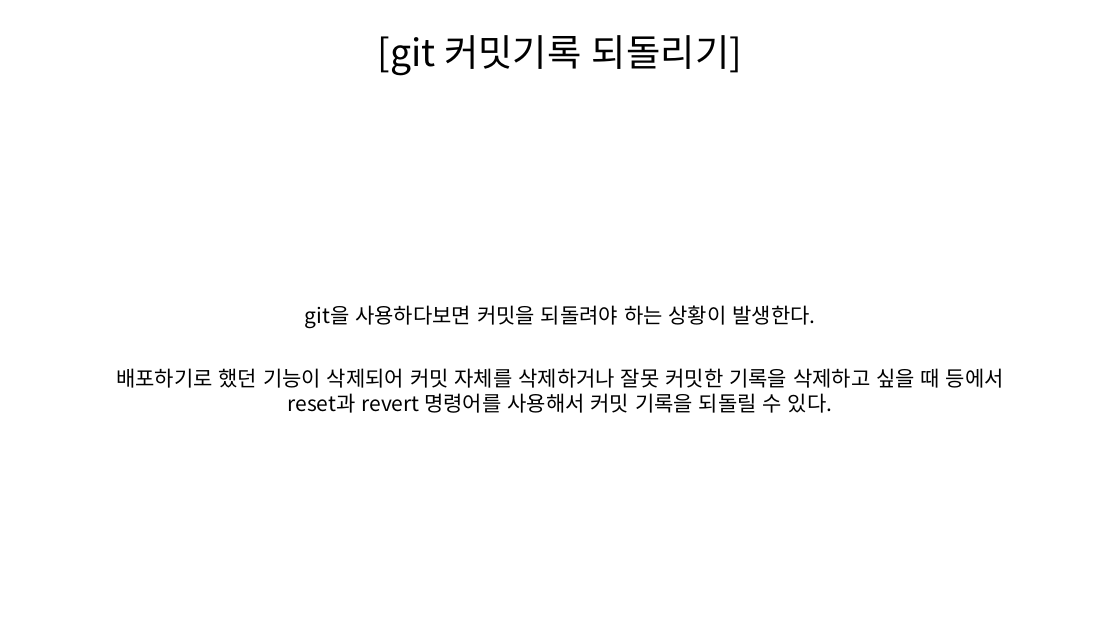
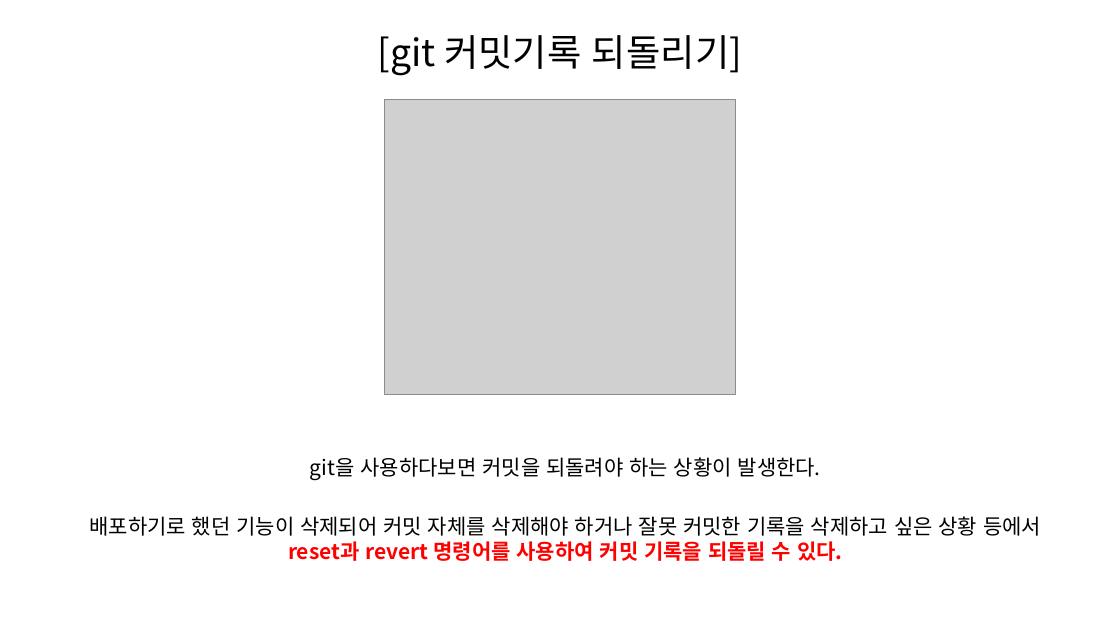
Before and after one commit to SeungHeeNoh/study_well, a slide deck: slide 3 of docs/8. git reset과 revert.pptx. Drawn at 1120x630 pixels with LibreOffice and Linux fonts; fonts in the diff are those of the drawing; grey boxes stand for pictures. Boxes give left, top, right and bottom in pixels: in the first picture for what was removed or moved away, otherwise in the second. Text is boxed around its words. In the diff, an @@ line names an element or a change of style, - is before the commit and + after.

Commit message:
docs :git reset revert 문서 내용 보강
- git reset revert 문서 내용 보강

```diff
--- a/docs/8. git reset과 revert.pptx
+++ b/docs/8. git reset과 revert.pptx
@@ picture added at [385,99,736,395] @@
@@ text "git을 사용하다보면 커밋을 되돌려야 하는 ...": place and size @@
-text "git을 사용하다보면 커밋을 되돌려야 하는 ..." at [305,305,815,328]
+text "git을 사용하다보면 커밋을 되돌려야 하는 ..." at [310,457,821,480]
@@ text at [89,516,1041,561]: text changed @@
-배포하기로 했던 기능이 삭제되어 커밋 자체를 삭제하거나 잘못 커밋한 기록을 삭제하고 싶을 때 등에서
-reset과 revert 명령어를 사용해서 커밋 기록을 되돌릴 수 있다.
+배포하기로 했던 기능이 삭제되어 커밋 자체를 삭제해야 하거나 잘못 커밋한 기록을 삭제하고 싶은 상황 등에서
+reset과 revert 명령어를 사용하여 커밋 기록을 되돌릴 수 있다.
```
Also in this commit, not shown: 13 other slides changed, 16 slides added, 1 slide removed.
